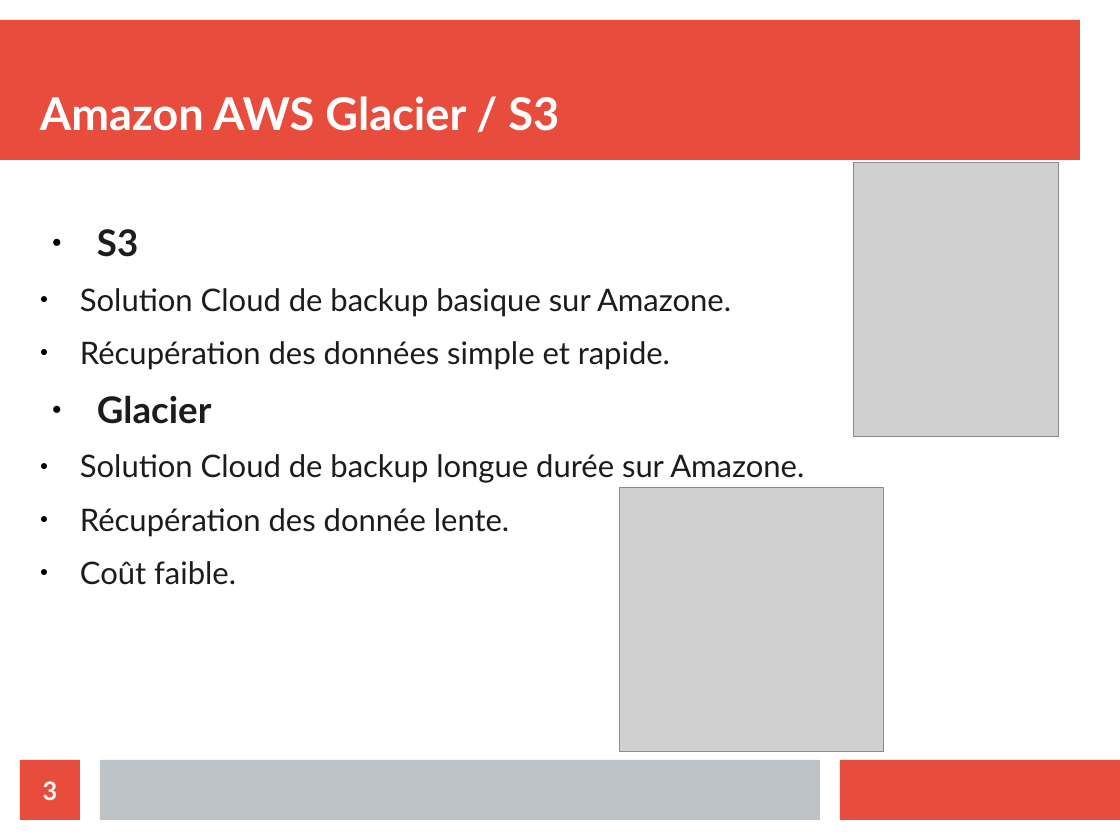
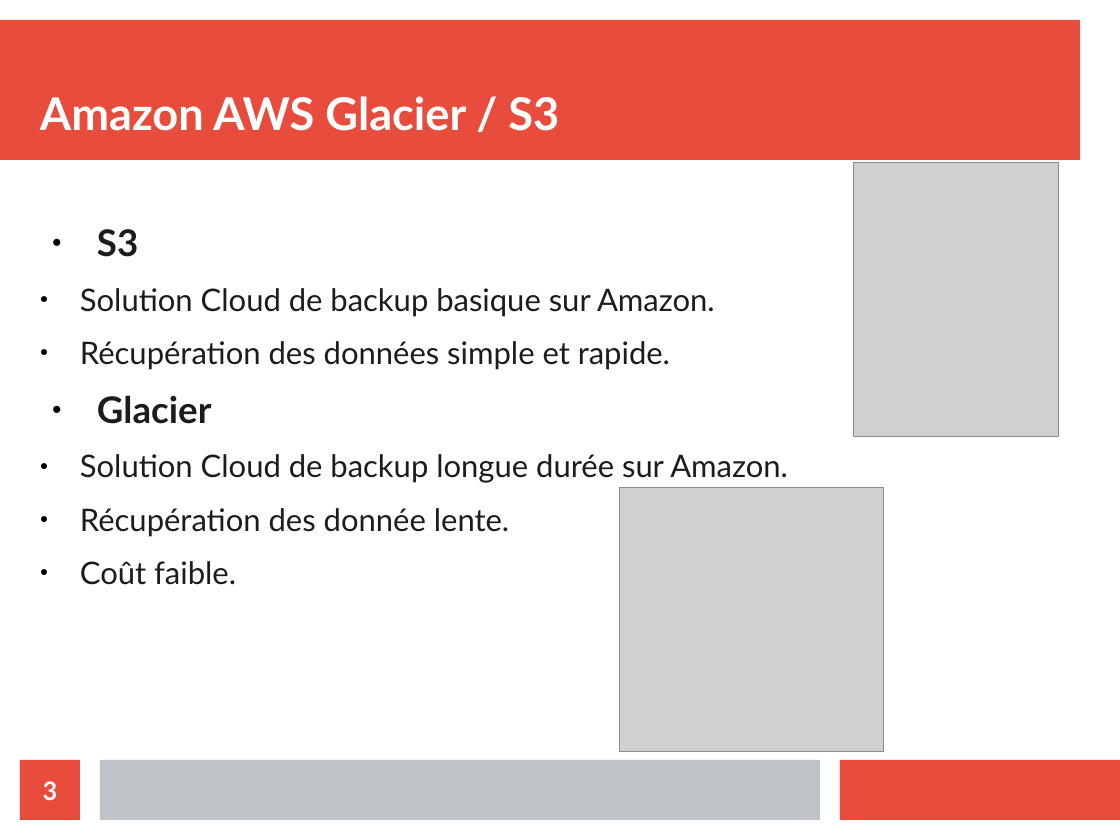
Before and after one commit to Nyahon/AIT, a slide deck: slide 3 of AIT_Amazon_Presentation.odp. Drawn at 1120x840 pixels with LibreOffice and Linux fonts; fonts in the diff are those of the drawing; grey boxes stand for pictures. Boxes give left, top, right and bottom in pixels: in the first picture for what was removed or moved away, otherwise in the second. Text is boxed around its words. In the diff, an @@ line names an element or a change of style, - is before the commit and + after.

Commit message:
Amazone -> Amazon

```diff
--- a/AIT_Amazon_Presentation.odp
+++ b/AIT_Amazon_Presentation.odp
@@ text at (80,288,715,317): text changed @@
-  ● Solution Cloud de backup basique sur Amazone.
+  ● Solution Cloud de backup basique sur Amazon.
@@ text at (80,454,788,483): text changed @@
-  ● Solution Cloud de backup longue durée sur Amazone.
+  ● Solution Cloud de backup longue durée sur Amazon.
```
Also in this commit, not shown: 2 other slides changed.
